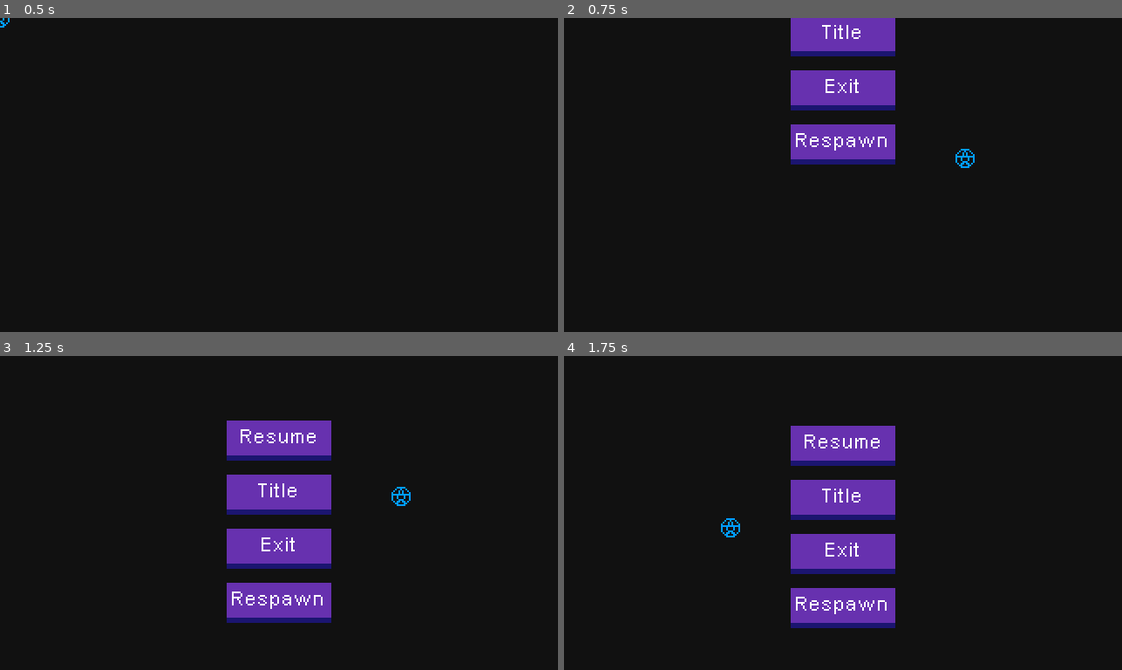
Above: before the commit, frames 1-4 (two rows, left to right).
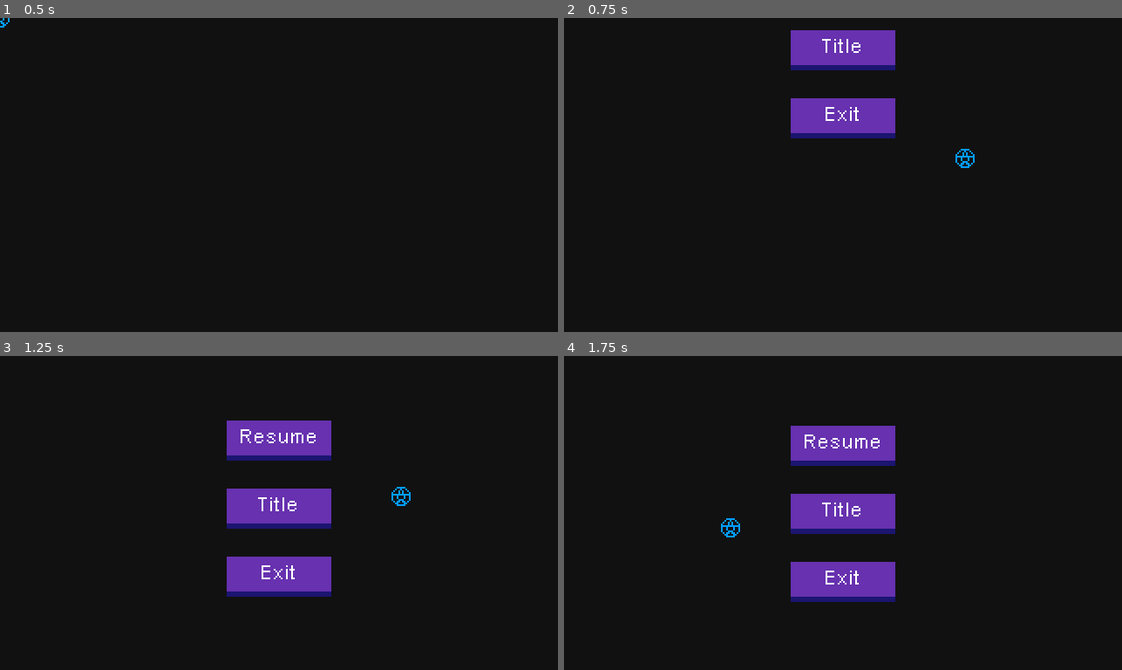
Above: after the commit, the same moments.

Repository: DuncanSparks/blue-and-red
Game: Godot game, scene res://Prefabs/PauseMenu.tscn
Same seed, same stepped clock (60 frames per second), same inputs: the game is played once before the commit and once after it. This scene is started directly instead of the project's main scene.
Inputs (mouse positions are in pixels of both pictures, inside the frame that each line leads up to):
- Up to frame 1 (0.5 s): no input
- Up to frame 2 (0.75 s): move the mouse to (965, 159) at 0.52 s; hold D (move_right) from 0.53 s (still down); tap Shift (action_shield) at 0.6 s
- Up to frame 3 (1.25 s): keep holding D (move_right); click (401, 497) at 0.8 s
- Up to frame 4 (1.75 s): move the mouse to (731, 528) at 1.27 s; release D (move_right) at 1.28 s; hold S (move_down) from 1.28 s (still down); click (731, 528) at 1.35 s; tap Shift (action_shield) at 1.55 s

Frame 1 is identical in both runs. In frame 2, 6.7% of the frame differs, in the area x 40-60%, y 0-47%; in frame 3, 6.8%, in the area x 40-60%, y 37-85%; in frame 4, 6.8%.

Commit message:
hopefully done

Diff:
--- a/Prefabs/PauseMenu.tscn
+++ b/Prefabs/PauseMenu.tscn
@@ -40,7 +40,7 @@
 margin_top = -120.0
 margin_right = 190.0
 margin_bottom = -19.0
-custom_constants/separation = 8
+custom_constants/separation = 16
 __meta__ = {
 "_edit_use_anchors_": false
 }
@@ -67,9 +67,9 @@
 }
 
 [node name="Button2" type="TextureButton" parent="CanvasLayer/VBoxContainer"]
-margin_top = 31.0
+margin_top = 39.0
 margin_right = 60.0
-margin_bottom = 54.0
+margin_bottom = 62.0
 rect_min_size = Vector2( 60, 20 )
 disabled = true
 action_mode = 0
@@ -89,9 +89,9 @@
 }
 
 [node name="Button3" type="TextureButton" parent="CanvasLayer/VBoxContainer"]
-margin_top = 62.0
+margin_top = 78.0
 margin_right = 60.0
-margin_bottom = 85.0
+margin_bottom = 101.0
 rect_min_size = Vector2( 60, 20 )
 disabled = true
 action_mode = 0
@@ -104,28 +104,6 @@
 margin_bottom = 20.0
 custom_fonts/font = SubResource( 1 )
 text = "Exit"
-align = 1
-valign = 1
-__meta__ = {
-"_edit_use_anchors_": false
-}
-
-[node name="Button4" type="TextureButton" parent="CanvasLayer/VBoxContainer"]
-margin_top = 93.0
-margin_right = 60.0
-margin_bottom = 116.0
-rect_min_size = Vector2( 60, 20 )
-disabled = true
-action_mode = 0
-texture_normal = ExtResource( 2 )
-texture_hover = ExtResource( 3 )
-texture_disabled = ExtResource( 2 )
-
-[node name="Label" type="Label" parent="CanvasLayer/VBoxContainer/Button4"]
-margin_right = 60.0
-margin_bottom = 20.0
-custom_fonts/font = SubResource( 1 )
-text = "Respawn"
 align = 1
 valign = 1
 __meta__ = {
@@ -152,8 +130,6 @@
 [connection signal="pressed" from="CanvasLayer/VBoxContainer/Button2" to="." method="_on_Button2_pressed"]
 [connection signal="mouse_entered" from="CanvasLayer/VBoxContainer/Button3" to="." method="hover"]
 [connection signal="pressed" from="CanvasLayer/VBoxContainer/Button3" to="." method="_on_Button3_pressed"]
-[connection signal="mouse_entered" from="CanvasLayer/VBoxContainer/Button4" to="." method="hover"]
-[connection signal="pressed" from="CanvasLayer/VBoxContainer/Button4" to="." method="_on_Button4_pressed"]
 [connection signal="tween_all_completed" from="Tween" to="." method="_on_Tween_tween_all_completed"]
 [connection signal="tween_all_completed" from="Tween2" to="." method="_on_Tween2_tween_all_completed"]
 [connection signal="tween_all_completed" from="Tween3" to="." method="_on_Tween3_tween_all_completed"]
--- a/Prefabs/Player.tscn
+++ b/Prefabs/Player.tscn
@@ -55,74 +55,74 @@
 "name": "demon_to_human",
 "speed": 7.0
 }, {
-"frames": [ ExtResource( 40 ), ExtResource( 41 ), ExtResource( 40 ), ExtResource( 8 ), ExtResource( 43 ), ExtResource( 42 ), ExtResource( 43 ), ExtResource( 8 ) ],
-"loop": true,
-"name": "run_human",
-"speed": 10.0
-}, {
-"frames": [ ExtResource( 49 ) ],
-"loop": true,
-"name": "idle_cast_human",
-"speed": 5.0
-}, {
-"frames": [ ExtResource( 8 ) ],
-"loop": true,
-"name": "idle_human",
-"speed": 5.0
-}, {
-"frames": [ ExtResource( 36 ), ExtResource( 38 ), ExtResource( 39 ), ExtResource( 38 ), ExtResource( 36 ), ExtResource( 37 ) ],
-"loop": true,
-"name": "sit_demon",
-"speed": 6.0
-}, {
-"frames": [ ExtResource( 6 ), ExtResource( 2 ), ExtResource( 22 ), ExtResource( 10 ) ],
-"loop": true,
-"name": "run_demon",
-"speed": 10.0
-}, {
-"frames": [ ExtResource( 9 ) ],
-"loop": true,
-"name": "shield_human",
-"speed": 5.0
-}, {
-"frames": [ ExtResource( 12 ) ],
-"loop": true,
-"name": "ouch_human",
-"speed": 5.0
-}, {
 "frames": [ ExtResource( 4 ), ExtResource( 15 ), ExtResource( 18 ), ExtResource( 21 ), ExtResource( 27 ) ],
 "loop": false,
 "name": "human_to_demon",
 "speed": 7.0
 }, {
+"frames": [ ExtResource( 6 ), ExtResource( 2 ), ExtResource( 22 ), ExtResource( 10 ) ],
+"loop": true,
+"name": "run_demon",
+"speed": 10.0
+}, {
+"frames": [ ExtResource( 36 ), ExtResource( 38 ), ExtResource( 39 ), ExtResource( 38 ), ExtResource( 36 ), ExtResource( 37 ) ],
+"loop": true,
+"name": "sit_demon",
+"speed": 6.0
+}, {
+"frames": [ ExtResource( 8 ) ],
+"loop": true,
+"name": "idle_human",
+"speed": 5.0
+}, {
+"frames": [ ExtResource( 34 ) ],
+"loop": true,
+"name": "ouch_demon",
+"speed": 5.0
+}, {
+"frames": [ ExtResource( 9 ) ],
+"loop": true,
+"name": "shield_human",
+"speed": 5.0
+}, {
 "frames": [ ExtResource( 10 ) ],
 "loop": true,
 "name": "land_demon",
 "speed": 5.0
+}, {
+"frames": [ ExtResource( 40 ), ExtResource( 41 ), ExtResource( 40 ), ExtResource( 8 ), ExtResource( 43 ), ExtResource( 42 ), ExtResource( 43 ), ExtResource( 8 ) ],
+"loop": true,
+"name": "run_human",
+"speed": 10.0
 }, {
 "frames": [ ExtResource( 30 ), ExtResource( 31 ), ExtResource( 2 ) ],
 "loop": false,
 "name": "pounce_demon",
 "speed": 15.0
 }, {
+"frames": [ ExtResource( 16 ) ],
+"loop": true,
+"name": "start_demon",
+"speed": 5.0
+}, {
+"frames": [ ExtResource( 16 ) ],
+"loop": true,
+"name": "idle_demon",
+"speed": 5.0
+}, {
+"frames": [ ExtResource( 49 ) ],
+"loop": true,
+"name": "idle_cast_human",
+"speed": 5.0
+}, {
 "frames": [ ExtResource( 51 ), ExtResource( 53 ), ExtResource( 51 ), ExtResource( 49 ), ExtResource( 50 ), ExtResource( 52 ), ExtResource( 50 ), ExtResource( 49 ) ],
 "loop": true,
 "name": "run_cast_human",
 "speed": 10.0
 }, {
-"frames": [ ExtResource( 16 ) ],
-"loop": true,
-"name": "start_demon",
-"speed": 5.0
-}, {
-"frames": [ ExtResource( 34 ) ],
-"loop": true,
-"name": "ouch_demon",
-"speed": 5.0
-}, {
-"frames": [ ExtResource( 16 ) ],
-"loop": true,
-"name": "idle_demon",
+"frames": [ ExtResource( 12 ) ],
+"loop": true,
+"name": "ouch_human",
 "speed": 5.0
 } ]
 
@@ -130,15 +130,15 @@
 extents = Vector2( 5, 3 )
 
 [sub_resource type="RectangleShape2D" id=3]
-extents = Vector2( 14, 5 )
+extents = Vector2( 5, 3 )
+
+[sub_resource type="RectangleShape2D" id=4]
+extents = Vector2( 5, 13 )
 
 [sub_resource type="RectangleShape2D" id=5]
-extents = Vector2( 5, 13 )
-
-[sub_resource type="RectangleShape2D" id=6]
 extents = Vector2( 15, 7 )
 
-[sub_resource type="Animation" id=7]
+[sub_resource type="Animation" id=6]
 tracks/0/type = "value"
 tracks/0/path = NodePath(".:rotation_degrees")
 tracks/0/interp = 1
@@ -503,7 +503,7 @@
 shape = SubResource( 2 )
 
 [node name="CollisionDemon" type="CollisionShape2D" parent="."]
-position = Vector2( 1, 7 )
+position = Vector2( 1, 12 )
 shape = SubResource( 3 )
 disabled = true
 
--- a/Scripts/Controller.gd
+++ b/Scripts/Controller.gd
@@ -102,12 +102,6 @@
 		stop_timer(true)
 		menu_open = true
 		run_speedrun_stats = false
-
-	#if Input.is_action_just_pressed("debug_2"):
-		#goto_scene("res://Scenes/Dungeon/Dungeon_End.tscn", Vector2(160, 90))
-		#timer_transform.set_wait_time(0.1)
-		#timer_transform.start()
-
 
 
 func move_player(position: Vector2):
@@ -270,7 +264,3 @@
 func _on_TimerPostTransform_timeout():
 	$TimerTransform.set_wait_time(12)
 	$TimerTransform.start()
-
-
-func _on_Tween_tween_all_completed():
-	pass # Replace with function body.
--- a/Scripts/EnemyDemon.gd
+++ b/Scripts/EnemyDemon.gd
@@ -70,18 +70,9 @@
 	if distance_to_player <= 20 and not attacking and can_swipe and not dead:
 		swipe()
 
-	#update()
-
 
 func _physics_process(delta):
 	move_and_slide(motion * speed)
-
-
-#func _draw():
-#	for i in range(len(nav_path)):
-#		var v := float(i) / float(len(nav_path))
-#		draw_circle(to_local(nav_path[i]), 4, Color(v, v, v))
-	#draw_circle(to_local(nav_node.get_closest_point(player_ref.get_global_position())), 4, Color.white)
 
 
 func swipe():
@@ -227,10 +218,6 @@
 		flame_inst.motion = Vector2.RIGHT.rotated(get_position().direction_to(player_ref.get_global_position()).angle())
 		flame_inst.get_node("AnimatedSprite").play("idle_flame")
 		flame_inst.set_scale(Vector2(1.5, 1.5))
-		#$flame_inst.set_collision_layer_bit(15, true)
-		#$flame_inst.set_collision_mask_bit(15, true)
-		#flame_inst.set_collision_layer_bit(5, false)
-		#flame_inst.set_collision_mask_bit(5, false)
 		flame_inst.grow()
 		flame_inst.speed = 200
 		get_node("..").add_child(flame_inst)
--- a/Scripts/PauseMenu.gd
+++ b/Scripts/PauseMenu.gd
@@ -6,7 +6,6 @@
 onready var but1 := $CanvasLayer/VBoxContainer/Button as TextureButton
 onready var but2 := $CanvasLayer/VBoxContainer/Button2 as TextureButton
 onready var but3 := $CanvasLayer/VBoxContainer/Button3 as TextureButton
-onready var but4 := $CanvasLayer/VBoxContainer/Button4 as TextureButton
 
 
 func _ready():
@@ -31,7 +30,6 @@
 		but1.set_disabled(true)
 		but2.set_disabled(true)
 		but3.set_disabled(true)
-		but4.set_disabled(true)
 
 
 func _on_Button2_pressed():
@@ -44,7 +42,6 @@
 		but1.set_disabled(true)
 		but2.set_disabled(true)
 		but3.set_disabled(true)
-		but4.set_disabled(true)
 		Controller.get_node("MusicHuman").stop()
 		Controller.get_node("MusicDemon").stop()
 
@@ -59,19 +56,8 @@
 		but1.set_disabled(true)
 		but2.set_disabled(true)
 		but3.set_disabled(true)
-		but4.set_disabled(true)
 		Controller.get_node("MusicHuman").stop()
 		Controller.get_node("MusicDemon").stop()
-
-func _on_Button4_pressed():
-	if not but4.disabled:
-		$SoundClick.play()
-		get_tree().set_pause(false)
-		Controller.menu_open = false
-		Controller.stop_timer(false)
-		Controller.run_speedrun_stats = true
-		Controller.restore_checkpoint()
-		queue_free()
 
 
 func _on_Tween_tween_all_completed():
@@ -84,7 +70,6 @@
 	but1.set_disabled(false)
 	but2.set_disabled(false)
 	but3.set_disabled(false)
-	but4.set_disabled(false)
 
 
 func _on_Tween3_tween_all_completed():
--- a/Scripts/Player.gd
+++ b/Scripts/Player.gd
@@ -30,7 +30,6 @@
 var demon_run_target := Vector2()
 
 onready var sprite := $Sprite as AnimatedSprite
-#onready var sprite_sword := $SpriteSword as AnimatedSprite
 onready var healthbar := $Healthbar as TextureProgress
 
 onready var timer_footsteps_human := $TimerFootstepsHuman as Timer
@@ -70,39 +69,6 @@
 	elif not pouncing:
 		motion = Vector2.ZERO
 
-#	var slide_count := get_slide_count()
-#	if slide_count > 0:
-#		var total := Vector2()
-#		for i in range(slide_count):
-#			var coll := get_slide_collision(i)
-#			total += get_position().direction_to(coll.get_position())
-#
-#		var slide_count_2 := get_slide_count()
-#		while slide_count_2 > 0:
-#			#move_and_slide(total)
-#			position += total
-#			#move_and_slide(total)
-#			slide_count_2 = get_slide_count()
-#		#print(total)
-
-
-#	if is_moving():
-#		if demon_form:
-#			if timer_footsteps_demon.is_stopped():
-#				timer_footsteps_demon.start()
-#		else:
-#			if timer_footsteps_human.is_stopped():
-#				timer_footsteps_human.start()
-#	else:
-#		if demon_form:
-#			timer_footsteps_demon.stop()
-#		else:
-#			timer_footsteps_human.stop()
-
-	#if Input.is_action_just_pressed("attack") and not stopped and not stunned and not shielding and not transforming and not pouncing and not shooting:
-	#	if not demon_form:
-	#		sprite_sword.play("swing")
-	#		$AreaSword/CollisionPolygon2D.set_disabled(false)
 
 	if Input.is_action_just_pressed("attack") and not stopped and not stunned and not shielding and not transforming and not pouncing and not shooting:
 		if not demon_form and can_shoot:
@@ -117,20 +83,11 @@
 			get_node("..").add_child(blast)
 			can_shoot = false
 			$TimerCooldownShoot.start()
-		#else:
-		#	pounce()
-
-	#if Input.is_action_just_pressed("action_shield") and not stopped and not cooldown_shield and not stunned and not transforming and not shooting:
-	#	if not demon_form:
-	#		shield()
-
-	#if Input.is_action_just_pressed("debug_1"):
-	#	demon_form = not demon_form
 
 
 func _physics_process(_delta):
 	if can_control:
-		motion = move_and_slide(motion * speed)
+		move_and_slide(motion * speed)
 
 
 func shield():
--- a/project.godot
+++ b/project.godot
@@ -93,11 +93,6 @@
 , Object(InputEventKey,"resource_local_to_scene":false,"resource_name":"","device":0,"alt":false,"shift":false,"control":false,"meta":false,"command":false,"pressed":false,"scancode":16777233,"unicode":0,"echo":false,"script":null)
  ]
 }
-debug_1={
-"deadzone": 0.5,
-"events": [ Object(InputEventKey,"resource_local_to_scene":false,"resource_name":"","device":0,"alt":false,"shift":false,"control":false,"meta":false,"command":false,"pressed":false,"scancode":49,"unicode":0,"echo":false,"script":null)
- ]
-}
 attack={
 "deadzone": 0.5,
 "events": [ Object(InputEventMouseButton,"resource_local_to_scene":false,"resource_name":"","device":0,"alt":false,"shi …(212 unchanged characters)…
@@ -120,11 +115,6 @@
 "events": [ Object(InputEventKey,"resource_local_to_scene":false,"resource_name":"","device":0,"alt":false,"shift":false,"control":false,"meta":false,"command":false,"pressed":false,"scancode":16777237,"unicode":0,"echo":false,"script":null)
  ]
 }
-debug_2={
-"deadzone": 0.5,
-"events": [ Object(InputEventKey,"resource_local_to_scene":false,"resource_name":"","device":0,"alt":false,"shift":false,"control":false,"meta":false,"command":false,"pressed":false,"scancode":50,"unicode":0,"echo":false,"script":null)
- ]
-}
 sys_interact={
 "deadzone": 0.5,
 "events": [ Object(InputEventKey,"resource_local_to_scene":false,"resource_name":"","device":0,"alt":false,"shift":false,"control":false,"meta":false,"command":false,"pressed":false,"scancode":69,"unicode":0,"echo":false,"script":null)
Not shown: 17 places in Prefabs/Player.tscn that only renumber resources
